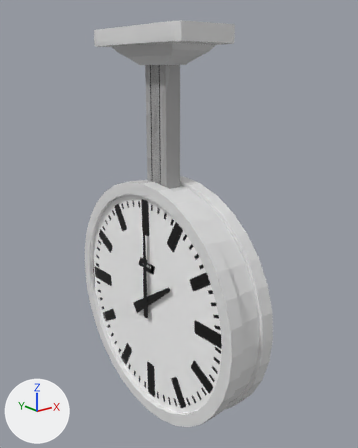
Renders of the FBX model Assets/Models/RoundClock/RoundClock.fbx from each side of a commit.
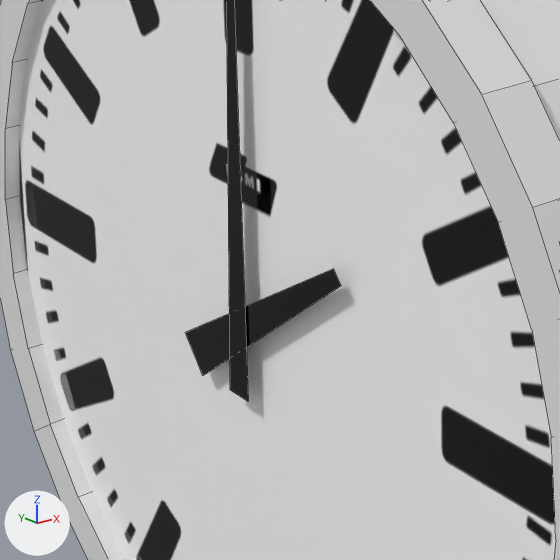
Old and new are each drawn whole from a 50 mm lens placed at (-2.33, -3.08, -2.84), pointed at (0.11, -0.03, -4.06) and again close up on the part from 25% to 62% of the width and 50% to 80% of the height. The lights are fixed; the arrows at lower left show +X, +Y and +Z. The close-ups show mesh edges as thin lines. Where no turn or scale is listed for an object, it has been applied to the vertices.

Script lines for the objects in view, before the commit:
```python
me_cylinder_008 = bpy.data.meshes.new('Cylinder.008')
me_cylinder_008.from_pydata(...)  # 1247 vertices, 930 faces; spans x -0.28..0.27, y -1.03..1.03, z -1.03..2.16
me_cylinder_008.materials.append(mat_allinone)
ob_roundclock = bpy.data.objects.new('RoundClock', me_cylinder_008)
ob_roundclock.location = (0.0, 0.022, -4.712)
```
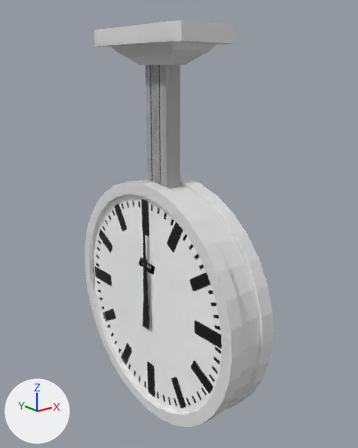
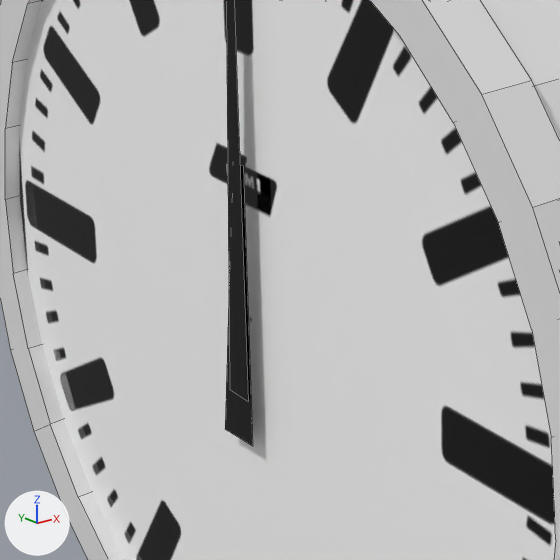
Changed parts and their boxes (x1, y1, x2, y2) in the close-ups (560 x 560 px; the box of a moved part takes in the faces that stretch with it):
part 1 of me_cylinder_008, moved or reshaped
    before: (185, 269, 341, 376)
    after: (225, 165, 253, 446)

What changed in the scene script:
```text
Change me_cylinder_008:
    where me_cylinder_008.from_pydata(...)  # 1247 vertices, 930 faces; spans x -0.28..0.27, y -1.03..1.03, z -1.03..2.16
    used by ob_roundclock; location = (0.0, 0.022, -4.712)
    me_cylinder_008 part 1
    me_cylinder_008.vertices[1231].co: (0.19, -0.34, 0.24) -> (0.19, -0.02, 0.41)
    me_cylinder_008.vertices[1232].co: (0.19, 0.13, -0.13) -> (0.19, -0.05, -0.19)
    me_cylinder_008.vertices[1233].co: (0.19, -0.32, 0.27) -> (0.19, 0.01, 0.4)
    me_cylinder_008.vertices[1234].co: (0.19, 0.19, -0.06) -> (0.19, 0.04, -0.2)
    me_cylinder_008.vertices[1235].co: (-0.2, -0.34, 0.24) -> (-0.2, -0.03, 0.38)  # pixel (341, 285) -> pixel (243, 166)
    me_cylinder_008.vertices[1236].co: (-0.2, 0.13, -0.13) -> (-0.2, -0.05, -0.22)  # pixel (202, 375) -> pixel (252, 446)
    me_cylinder_008.vertices[1237].co: (-0.2, -0.32, 0.27) -> (-0.2, 0.0, 0.38)  # pixel (333, 268) -> pixel (232, 161)
    me_cylinder_008.vertices[1238].co: (-0.2, 0.19, -0.06) -> (-0.2, 0.05, -0.22)  # pixel (185, 332) -> pixel (225, 429)
```
